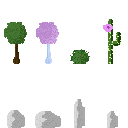
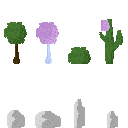
Layer changes from the first 128x128 image to the second:
removed layer "Vrstva 1 kopírovat" over (68, 19, 121, 64)
painted on "Vrstva 1" over (68, 19, 123, 64)
